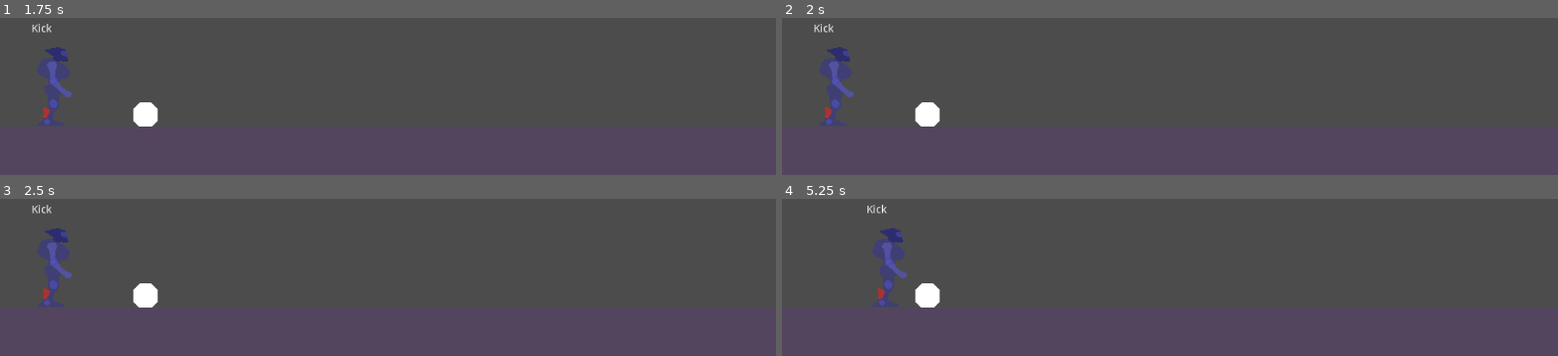
Above: before the commit, frames 1-4 (two rows, left to right).
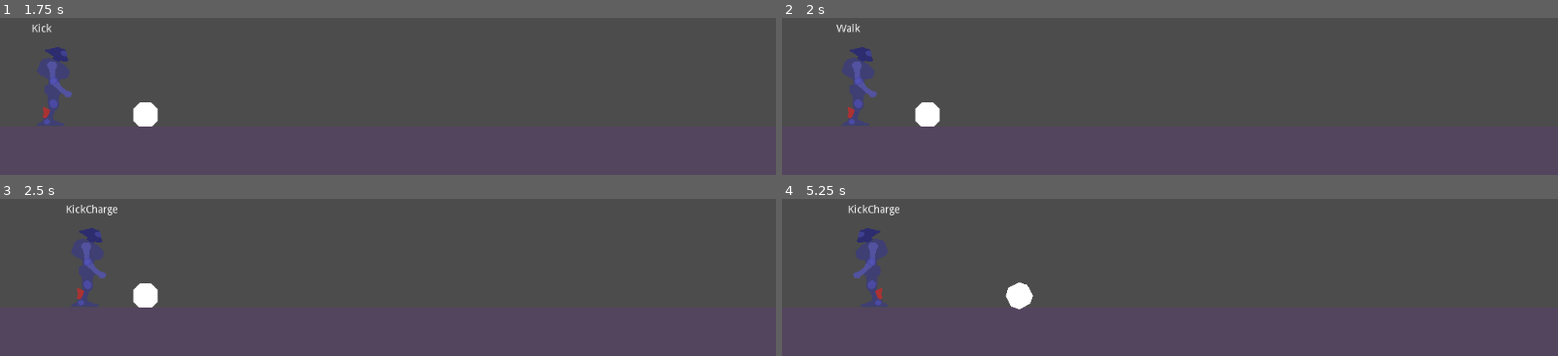
Above: after the commit, the same moments.

Repository: gioele-santi/MechGameJam
Game: Godot game, scene res://Level.tscn
Same seed, same stepped clock (60 frames per second), same inputs: the game is played once before the commit and once after it. The project has no main scene, so this scene is started directly.
Inputs:
- Up to frame 1 (1.75 s): hold Shift (kick) 0.53-1.28 s; hold D (move_right) from 0.53 s (still down); tap Space (jump) at 0.77, 1.52 s; tap Enter at 1.25 s; tap Shift (kick) at 1.35 s
- Up to frame 2 (2 s): keep holding D (move_right)
- Up to frame 3 (2.5 s): release D (move_right) at 2.03 s; hold A (move_left) from 2.03 s (still down); hold Shift (kick) from 2.03 s (still down)
- Up to frame 4 (5.25 s): tap Space (jump) at 2.75, 3.02, 3.77, 4.52 s; release A (move_left) at 2.78 s; release Shift (kick) at 2.78 s; hold D (move_right) 2.78-4.28 s; tap Shift (kick) at 2.85, 4.35 s; hold Shift (kick) 3.53-4.28 s; tap Enter at 4.25 s; hold A (move_left) 4.28-5.03 s; hold D (move_right) from 5.03 s (still down); hold Shift (kick) from 5.03 s (still down)

Frame 1 is identical in both runs. In frame 2, 2.3% of the frame differs, in the area x 4-13%, y 3-69%; in frame 3, 2.6%; in frame 4, 3.0%, in the area x 8-33%, y 3-71%.

Commit message:
Implemented kick
It has to be improved: now the user is forced to stop, but that does not work well in gameplay, kick charge should also keep moving to ease ball interaction.

Diff:
--- a/Ball.gd
+++ b/Ball.gd
@@ -12,6 +12,6 @@
 	return Vector2(Input.get_action_strength("move_right")-Input.get_action_strength("move_left"),
 	Input.get_action_strength("move_down")-Input.get_action_strength("move_up")).normalized()
 
-func get_thrown(direction: Vector2) -> void:
+func get_thrown(direction: Vector2, stength: float = 2500.0) -> void:
 	#offset should be on point of contact
-	apply_impulse(Vector2.ZERO, direction)
+	apply_impulse(Vector2.ZERO, direction * strength)
--- a/Mech/Mech.gd
+++ b/Mech/Mech.gd
@@ -64,7 +64,7 @@
 	player.play(anim_name)
 
 func _on_player_animation_finished(name: String)-> void:
-	var target_state_path := "Move/Ground/Idle" #most actions will go to ground idle
+	var target_state_path := "Move/Idle" #most actions will go to ground idle
 	if name == "die":
 		queue_free()
 		#signal for gameover (or delegate health object)
@@ -75,7 +75,9 @@
 	elif name == "crouch":
 		return #animation is only played at start of state
 	elif name == "punch_1" or name == "punch_2" or name == "punch_special" or name == "kick" or name == "kick_charge":
-		emit_signal("attack_completed") #fsm needs to know when anmation ends and it can switch state
+		emit_signal("attack_completed")
+		return
+		 #fsm needs to know when anmation ends and it can switch state
 #	elif name == "":
 #		target_state_path = ""
 
@@ -83,3 +85,10 @@
 
 func _on_fsm_change(state_path: String) -> void:
 	$StateLabel.text = fsm.state_name
+
+
+func _on_Foot_body_entered(body: Node) -> void:
+	if body is MechBall:
+		var ball_pos = body.global_position
+		var direction = ball_pos - $Foot.global_position
+		body.get_thrown(direction.normalized())
--- a/Mech/Mech.tscn
+++ b/Mech/Mech.tscn
@@ -36,10 +36,34 @@
 "update": 0,
 "values": [ Vector2( -3, 58.2 ) ]
 }
+tracks/1/type = "value"
+tracks/1/path = NodePath("Foot:rotation_degrees")
+tracks/1/interp = 1
+tracks/1/loop_wrap = true
+tracks/1/imported = false
+tracks/1/enabled = true
+tracks/1/keys = {
+"times": PoolRealArray( 0 ),
+"transitions": PoolRealArray( 1 ),
+"update": 0,
+"values": [ 0.0 ]
+}
+tracks/2/type = "value"
+tracks/2/path = NodePath("Foot/CollisionShape2D:disabled")
+tracks/2/interp = 1
+tracks/2/loop_wrap = true
+tracks/2/imported = false
+tracks/2/enabled = true
+tracks/2/keys = {
+"times": PoolRealArray( 0 ),
+"transitions": PoolRealArray( 1 ),
+"update": 1,
+"values": [ true ]
+}
 
 [sub_resource type="Animation" id=4]
 resource_name = "kick"
-length = 2.0
+length = 0.6
 tracks/0/type = "value"
 tracks/0/path = NodePath("Foot:position")
 tracks/0/interp = 1
@@ -47,10 +71,10 @@
 tracks/0/imported = false
 tracks/0/enabled = true
 tracks/0/keys = {
-"times": PoolRealArray( 0, 2 ),
-"transitions": PoolRealArray( 1, 1 ),
-"update": 0,
-"values": [ Vector2( -3, 58.2 ), Vector2( 22.25, 46.2 ) ]
+"times": PoolRealArray( 0, 0.2, 0.4 ),
+"transitions": PoolRealArray( 1, 1, 1 ),
+"update": 0,
+"values": [ Vector2( -16, 45.2 ), Vector2( -3, 58.2 ), Vector2( 27.1, 47.3 ) ]
 }
 tracks/1/type = "value"
 tracks/1/path = NodePath("Foot:rotation_degrees")
@@ -59,13 +83,64 @@
 tracks/1/imported = false
 tracks/1/enabled = true
 tracks/1/keys = {
-"times": PoolRealArray( 0, 2 ),
+"times": PoolRealArray( 0, 0.2, 0.4 ),
+"transitions": PoolRealArray( 1, 1, 1 ),
+"update": 0,
+"values": [ 46.3, 0.0, -24.8 ]
+}
+tracks/2/type = "value"
+tracks/2/path = NodePath("Foot/CollisionShape2D:disabled")
+tracks/2/interp = 1
+tracks/2/loop_wrap = true
+tracks/2/imported = false
+tracks/2/enabled = true
+tracks/2/keys = {
+"times": PoolRealArray( 0, 0.2 ),
 "transitions": PoolRealArray( 1, 1 ),
-"update": 0,
-"values": [ 0.0, -15.8 ]
+"update": 1,
+"values": [ true, false ]
 }
 
 [sub_resource type="Animation" id=5]
+length = 0.6
+tracks/0/type = "value"
+tracks/0/path = NodePath("Foot:position")
+tracks/0/interp = 1
+tracks/0/loop_wrap = true
+tracks/0/imported = false
+tracks/0/enabled = true
+tracks/0/keys = {
+"times": PoolRealArray( 0, 0.6 ),
+"transitions": PoolRealArray( 1, 1 ),
+"update": 0,
+"values": [ Vector2( -3, 58.2 ), Vector2( -16, 45.2 ) ]
+}
+tracks/1/type = "value"
+tracks/1/path = NodePath("Foot:rotation_degrees")
+tracks/1/interp = 1
+tracks/1/loop_wrap = true
+tracks/1/imported = false
+tracks/1/enabled = true
+tracks/1/keys = {
+"times": PoolRealArray( 0, 0.6 ),
+"transitions": PoolRealArray( 1, 1 ),
+"update": 0,
+"values": [ 0.0, 46.3 ]
+}
+tracks/2/type = "value"
+tracks/2/path = NodePath("Foot/CollisionShape2D:disabled")
+tracks/2/interp = 1
+tracks/2/loop_wrap = true
+tracks/2/imported = false
+tracks/2/enabled = true
+tracks/2/keys = {
+"times": PoolRealArray( 0 ),
+"transitions": PoolRealArray( 1 ),
+"update": 1,
+"values": [ true ]
+}
+
+[sub_resource type="Animation" id=6]
 
 [node name="Mech" type="KinematicBody2D"]
 script = ExtResource( 2 )
@@ -96,6 +171,7 @@
 [node name="CollisionShape2D" type="CollisionShape2D" parent="Foot"]
 rotation = 1.5708
 shape = SubResource( 2 )
+disabled = true
 
 [node name="Polygon2D" type="Polygon2D" parent="Foot"]
 
@@ -103,7 +179,8 @@
 autoplay = "idle"
 anims/idle = SubResource( 3 )
 anims/kick = SubResource( 4 )
-anims/run = SubResource( 5 )
+anims/kick_charge = SubResource( 5 )
+anims/run = SubResource( 6 )
 
 [node name="FSM" type="Node" parent="."]
 script = ExtResource( 3 )
--- a/Mech/States/Attack/Attack.gd
+++ b/Mech/States/Attack/Attack.gd
@@ -1,4 +1,6 @@
 extends PlayerState
+
+#this has combo mgmt, I can remove it if unused
 
 var registered_combo : int = 0
 var next_combo: String = "" #name of next state in combo chain
--- a/Mech/States/Attack/KickCharge.gd
+++ b/Mech/States/Attack/KickCharge.gd
@@ -9,6 +9,8 @@
 	charge = start_value
 	overheat = false
 	overheat_countdown = 10.0
+	player.transition_to(player.States.KICKCHARGE)
+
 
 func unhandled_input(event: InputEvent) -> void:
 	if event.is_action_released("kick"):
--- a/Mech/States/Move/Move.gd
+++ b/Mech/States/Move/Move.gd
@@ -18,12 +18,16 @@
 	if event.is_action_pressed("move_down"):
 		state_machine.transition_to("Move/Crouch")
 		return
-	if event.is_action_pressed("kick") and player.is_on_floor():
-		state_machine.transition_to("Attack/KickCharge") #it could become Attack/Punch if I have some reused code
-		return
+#	if event.is_action_pressed("kick") and player.is_on_floor():
+#		state_machine.transition_to("Attack/KickCharge") #it could become Attack/Punch if I have some reused code
+#		return
 
 func physics_process(delta: float) -> void:
 	#get input left-right
+	if Input.is_action_just_pressed("kick") and player.is_on_floor():
+		state_machine.transition_to("Attack/KickCharge")
+		return
+
 	var input_direction := get_input_direction()
 
 	player.direction = input_direction
Not shown: 1 places in Mech/Mech.tscn that only renumber resources
